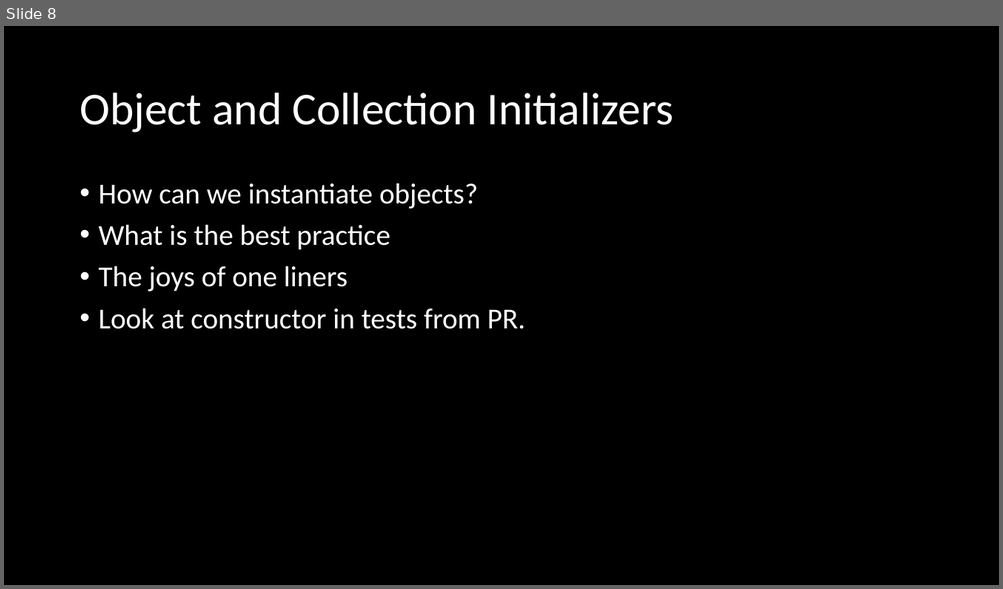
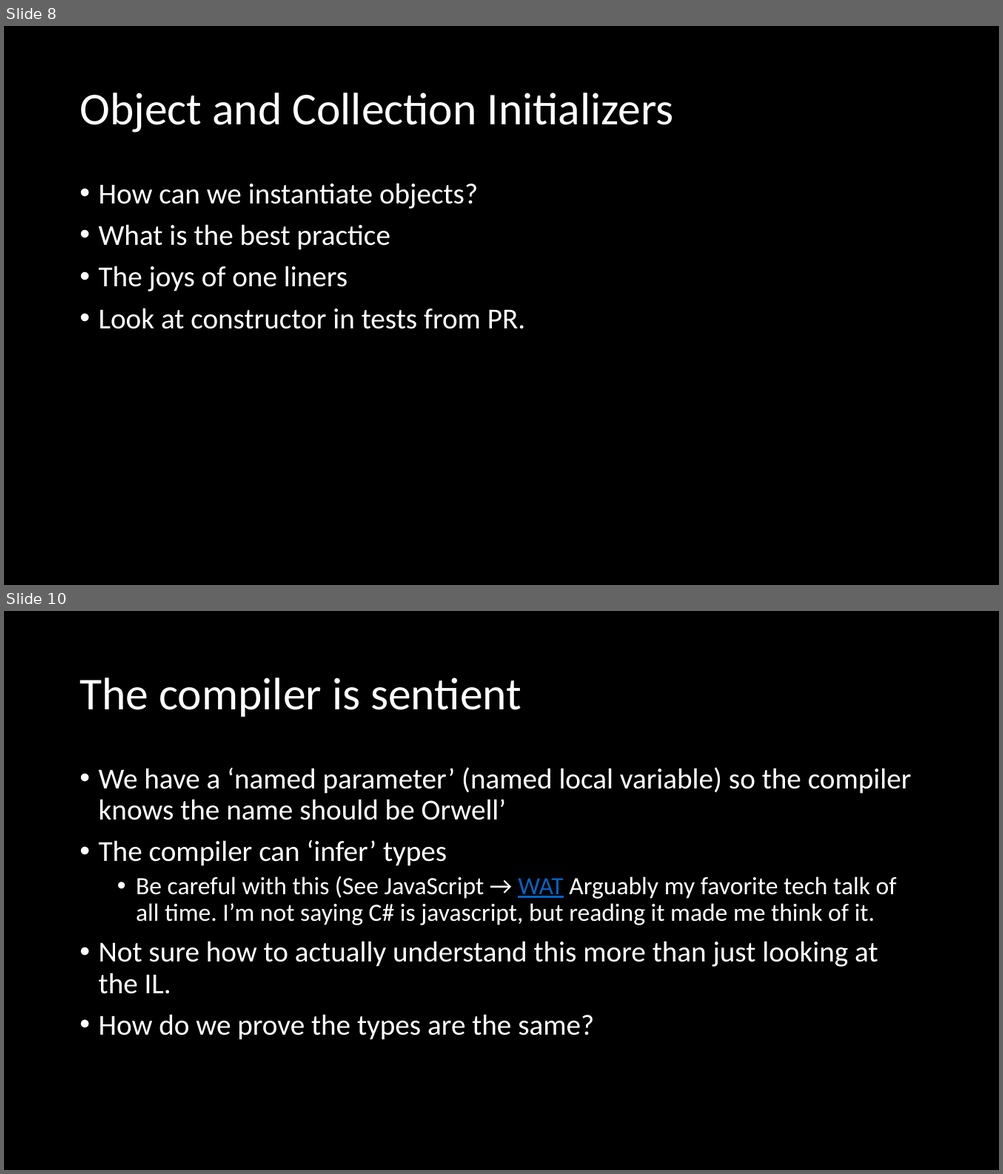
Before and after one commit to microsoft/Flash_University, a slide deck: CLR_via_CSharp/Chapter 10 - Properties/Properties.pptx. Shown one above the other, each under a label of ours: slide 8 before the commit, slides 8 and 10 after it; the slides between them are not shown. The pictures are 1003x589 and 1003x1174 pixels, drawn with LibreOffice and Linux fonts; fonts in the diff are those of the drawing. Boxes give left, top, right and bottom in pixels: in the first picture for what was removed or moved away, otherwise in the second. Text is boxed around its words. In the diff, an @@ line names an element or a change of style, - is before the commit and + after.

Commit message:
updates inc parameterless

```diff
--- a/CLR_via_CSharp/Chapter 10 - Properties/Properties.pptx
+++ b/CLR_via_CSharp/Chapter 10 - Properties/Properties.pptx
@@ slide 10 added at (4, 611, 999, 1170), background #000000 @@
@@ title added at (79, 678, 521, 717), 44 pt, text #FFFFFF @@
+The compiler is sentient
@@ text added at (99, 767, 911, 1040), 28 pt, text #FFFFFF @@
+• We have a ‘named parameter’ (named local variable) so the compiler knows the name should be Orwell’
+• The compiler can ‘infer’ types
+  • Be careful with this (See JavaScript → WAT Arguably my favorite tech talk of all time. I’m not saying C# is javascript, but reading it made me think of it.
+• Not sure how to actually understand this more than just looking at the IL.
+• How do we prove the types are the same?
```
Also in this commit, not shown: 1 slide changed, 1 other slide added, 5 other files.
